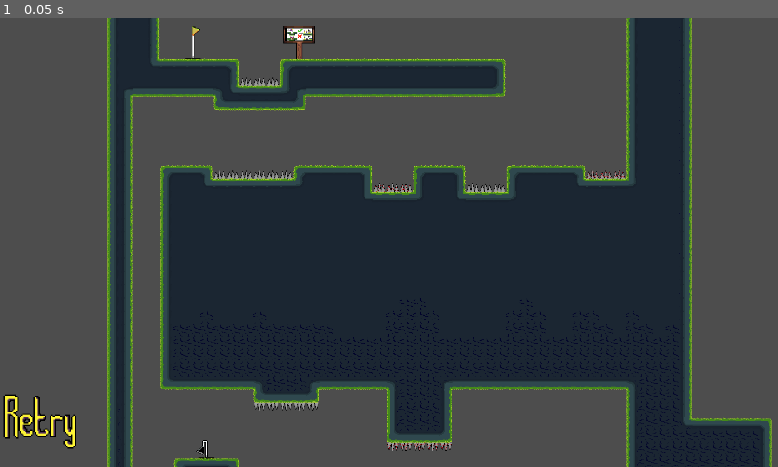
Above: before the commit, frame 1.
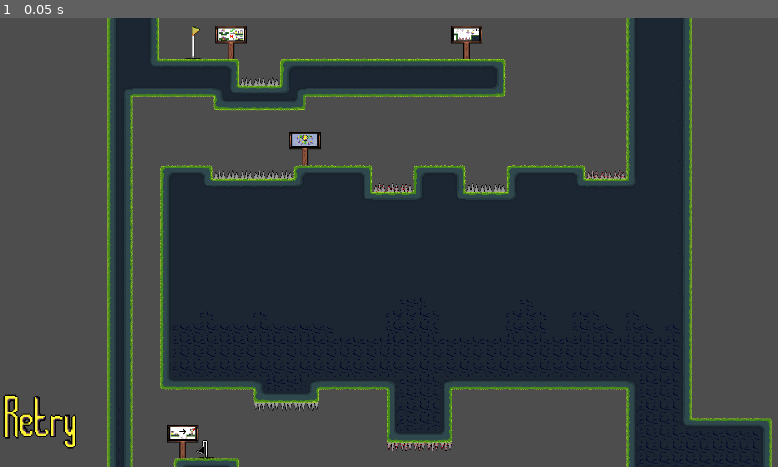
Above: after the commit, the same moment.

Repository: Flebber/Simpletun-REPO
Game: Godot game, scene res://Scenes/Levels/tutorial.tscn
The game is run twice, just before and just after one commit, with the same random seed, the same clock (stepped at 60 frames per second) and the same inputs. This scene is started directly instead of the project's main scene.
Inputs:
- Up to frame 1 (0.05 s): no input

The runs differ from the first frame. In frame 1, 0.9% of the frame differs, in the area x 21-62%, y 1-99%.

Commit message:
Placed tutorial posters in correct position, Added @export sprite frame
@export allows for modular poster selection only for the poster to access 1 file with all the levels posters' on it.

Diff:
--- a/Scenes/Interactables/poster_board.tscn
+++ b/Scenes/Interactables/poster_board.tscn
@@ -31,6 +31,7 @@
 vframes = 2
 
 [node name="CollisionShape2D" type="CollisionShape2D" parent="." unique_id=6608625]
+visible = false
 position = Vector2(-1.5, -21.25)
 shape = SubResource("RectangleShape2D_heacf")
 
--- a/Scenes/Levels/tiles/tilesets/grass_tileset.tres
+++ b/Scenes/Levels/tiles/tilesets/grass_tileset.tres
@@ -8,7 +8,6 @@
 [ext_resource type="PackedScene" uid="uid://db4q3sjgy4t3k" path="res://Scenes/Points/end_point.tscn" id="6_ikvjr"]
 [ext_resource type="PackedScene" uid="uid://d371d1qkeh7hh" path="res://Scenes/Points/spawn_point.tscn" id="7_051wk"]
 [ext_resource type="PackedScene" uid="uid://c17sd8h5i8htd" path="res://Scenes/Points/check_point.tscn" id="8_c7xlj"]
-[ext_resource type="PackedScene" uid="uid://du83s5f7t3uap" path="res://Scenes/Interactables/poster_board.tscn" id="9_3s02o"]
 
 [sub_resource type="TileSetAtlasSource" id="TileSetAtlasSource_kijn0"]
 texture = ExtResource("1_rpbx2")
@@ -85,7 +84,6 @@
 
 [sub_resource type="TileSetScenesCollectionSource" id="TileSetScenesCollectionSource_6gg0w"]
 resource_name = "Interactables"
-scenes/1/scene = ExtResource("9_3s02o")
 
 [resource]
 tile_size = Vector2i(32, 32)
--- a/Scenes/Levels/tutorial.tscn
+++ b/Scenes/Levels/tutorial.tscn
@@ -4,6 +4,7 @@
 [ext_resource type="PackedScene" uid="uid://dd4i75iue25lk" path="res://Scenes/UI/UILayer.tscn" id="2_eqxtb"]
 [ext_resource type="PackedScene" uid="uid://tyws0whxpryq" path="res://Scenes/Levels/tiles/tilemaps/tile_map_layer.tscn" id="3_fenkg"]
 [ext_resource type="Texture2D" uid="uid://sy7v6w6g0vlm" path="res://assets/references/Levels/grass template.png" id="4_fenkg"]
+[ext_resource type="PackedScene" uid="uid://du83s5f7t3uap" path="res://Scenes/Interactables/poster_board.tscn" id="5_302wg"]
 
 [node name="Main" type="Node" unique_id=394908706]
 script = ExtResource("1_e3iji")
@@ -19,6 +20,23 @@
 texture = ExtResource("4_fenkg")
 
 [node name="TileMapLayer" parent="Tutorial" unique_id=102915222 instance=ExtResource("3_fenkg")]
-tile_map_data = PackedByteArray("AAAKAAAAAQAKAAEAAAALAAAAAQA …(21872 unchanged characters)… AAAAAAwAOAAIAAwAAAAAAAgAWAAIABAAAAAAAAQA=")
+tile_map_data = PackedByteArray("AAAKAAAAAQAKAAEAAAALAAAAAQA …(21872 unchanged characters)… AAAAAAwAOAAIAAwAAAAAAAgAWAAIABAAAAAAAAQAYAAoABAAAAAAAAQARACAABAAAAAAAAQA=")
 
 [node name="UI" parent="Tutorial" unique_id=649945580 instance=ExtResource("2_eqxtb")]
+
+[node name="Posters" type="Node" parent="Tutorial" unique_id=1798236548]
+
+[node name="PosterBoard" parent="Tutorial/Posters" unique_id=693978719 instance=ExtResource("5_302wg")]
+position = Vector2(556, 80)
+
+[node name="PosterBoard2" parent="Tutorial/Posters" unique_id=1049345211 instance=ExtResource("5_302wg")]
+position = Vector2(734, 335)
+spriteFrame = 3
+
+[node name="PosterBoard3" parent="Tutorial/Posters" unique_id=81928632 instance=ExtResource("5_302wg")]
+position = Vector2(440, 1040)
+spriteFrame = 2
+
+[node name="PosterBoard4" parent="Tutorial/Posters" unique_id=1156168184 instance=ExtResource("5_302wg")]
+position = Vector2(1122, 80)
+spriteFrame = 1
--- a/Scripts/Interactables/poster_board.gd
+++ b/Scripts/Interactables/poster_board.gd
@@ -4,6 +4,7 @@
 
 @export var poster: Sprite2D
 @export var interact_component: InteractComponent
+@export var spriteFrame: int
 
 func _ready() -> void:
 
@@ -11,7 +12,7 @@
 
 	collision_check.setup()
 	interact_component.setup()
-
+	poster.frame = spriteFrame
 
 
 
